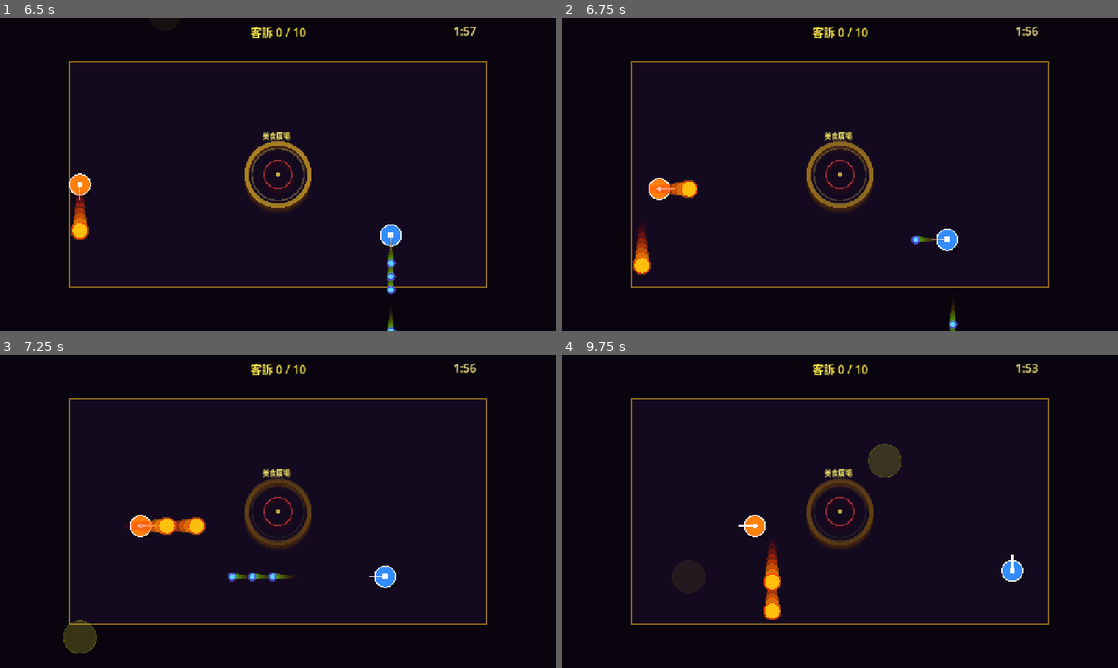
Above: before the commit, frames 1-4 (two rows, left to right).
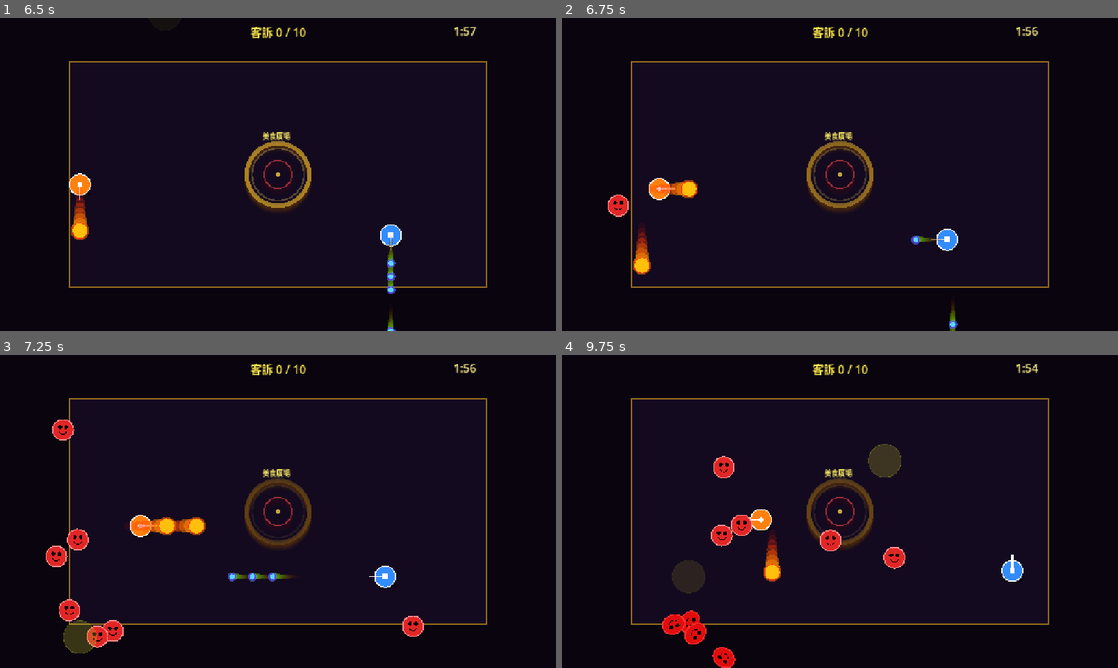
Above: after the commit, the same moments.

Repository: WatsonChen/chaotic-night-market-v2
Game: Godot game, scene res://scenes/main_menu.tscn
Same seed, same stepped clock (60 frames per second), same inputs: the game is played once before the commit and once after it.
Inputs (mouse positions are in pixels of both pictures, inside the frame that each line leads up to):
- Up to frame 1 (6.5 s): click "開始遊戲" at 0.5 s; tap Enter at 1.25, 4.35 s; move the mouse to (400, 158) at 1.27 s; hold D (p1_right) 1.28-2.03 s; hold K (p2_down) 1.28-2.03 s; click (400, 158) at 1.42 s; move the mouse to (166, 190) at 2.02 s; hold S (p1_down) 2.03-2.78 s; tap J (p2_left) at 2.1 s; move the mouse to (333, 105) at 2.77 s; hold D (p1_right) 2.78-3.53 s; hold L (p2_right) 2.78-3.53 s; move the mouse to (250, 237) at 3.52 s; hold W (p1_up) 3.53-4.28 s; tap I (p2_up) at 3.6 s; click (250, 237) at 3.67 s; move the mouse to (444, 221) at 4.27 s; hold A (p1_left) 4.28-5.78 s; move the mouse to (111, 127) at 5.02 s; tap Keypad Enter at 5.1 s; move the mouse to (305, 174) at 5.77 s; hold S (p1_down) from 5.78 s (still down); hold K (p2_down) from 5.78 s (still down); click (305, 174) at 5.92 s
- Up to frame 2 (6.75 s): move the mouse to (756, 96) at 6.52 s; release S (p1_down) at 6.53 s; release K (p2_down) at 6.53 s; hold D (p1_right) from 6.53 s (still down); tap J (p2_left) at 6.6 s
- Up to frame 3 (7.25 s): keep holding D (p1_right)
- Up to frame 4 (9.75 s): move the mouse to (962, 495) at 7.27 s; release D (p1_right) at 7.28 s; hold W (p1_up) 7.28-8.03 s; hold L (p2_right) 7.28-8.03 s; move the mouse to (728, 527) at 8.02 s; hold D (p1_right) 8.03-8.78 s; tap I (p2_up) at 8.1 s; click (728, 527) at 8.17 s; move the mouse to (895, 442) at 8.77 s; hold S (p1_down) 8.78-9.53 s; tap Enter at 8.85 s; move the mouse to (812, 574) at 9.52 s; hold A (p1_left) from 9.53 s (still down); tap Keypad Enter at 9.6 s

Frame 1 is identical in both runs. In frame 2, 0.2% of the frame differs, in the area x 8-12%, y 56-64%; in frame 3, 1.4%; in frame 4, 2.6%, in the area x 18-86%, y 2-100%.
Error before the commit: Parse Error: Variable "max_fly_speed" has the same name as a previously declared variable. (res://scripts/enemy.gd:47)

Commit message:
修正：解決 enemy.gd merge conflict 殘留的重複變數宣告
- 移除重複的 max_fly_speed 宣告（保留 2800.0 版本）
- 移除重複的 _hit_vel.limit_length 呼叫

Co-Authored-By: Claude Sonnet 4.6 <noreply@anthropic.com>

Diff:
--- a/scripts/enemy.gd
+++ b/scripts/enemy.gd
@@ -39,8 +39,7 @@
 # ── 連鎖碰撞參數（export 可在 Inspector 即時調整）──
 @export_group("Chain Collision")
 @export var chain_speed_ratio  : float = 0.84   # ↑ 0.72 → 0.84：每跳保留更多速度，鏈更長
-@export var chain_player_ratio : float = 0.80   # NEW：敵人飛行速度 × 比例 → 玩家擊退力（速度越快推越狠）
-@export var max_fly_speed      : float = 1800.0 # ← 擊飛速度上限（防止連鎖爆炸導致 NaN 瞬移）
+@export var chain_player_ratio : float = 0.80   # 敵人飛行速度 × 比例 → 玩家擊退力
 
 # ── 安全限制（防止大量碰撞時速度爆棚或位置 NaN）──
 @export_group("Safety Limits")
@@ -107,9 +106,8 @@
 
 	# ── 擊飛中 ────────────────────────────────────
 	if _dying:
-		_hit_vel = _hit_vel.limit_length(max_fly_speed)   # ← 防止連鎖速度爆棚
-		_hit_vel    = _hit_vel.lerp(Vector2.ZERO, FLY_DECEL * delta)
-		_hit_vel    = _hit_vel.limit_length(max_fly_speed)  # ← 速度上限，防連鎖爆炸
+		_hit_vel = _hit_vel.lerp(Vector2.ZERO, FLY_DECEL * delta)
+		_hit_vel = _hit_vel.limit_length(max_fly_speed)   # 速度上限，防連鎖爆炸
 		_spin_angle += _spin_speed * delta
 		_spin_speed  = _spin_speed * (1.0 - 3.5 * delta)
 		velocity     = _hit_vel
